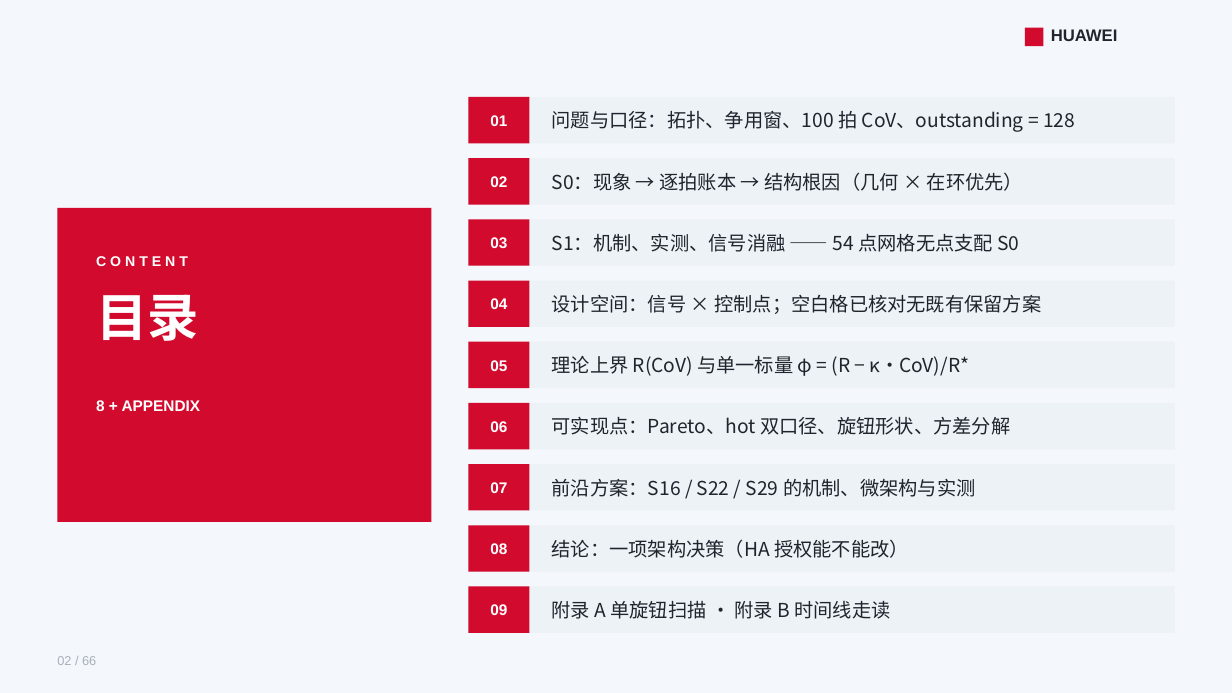
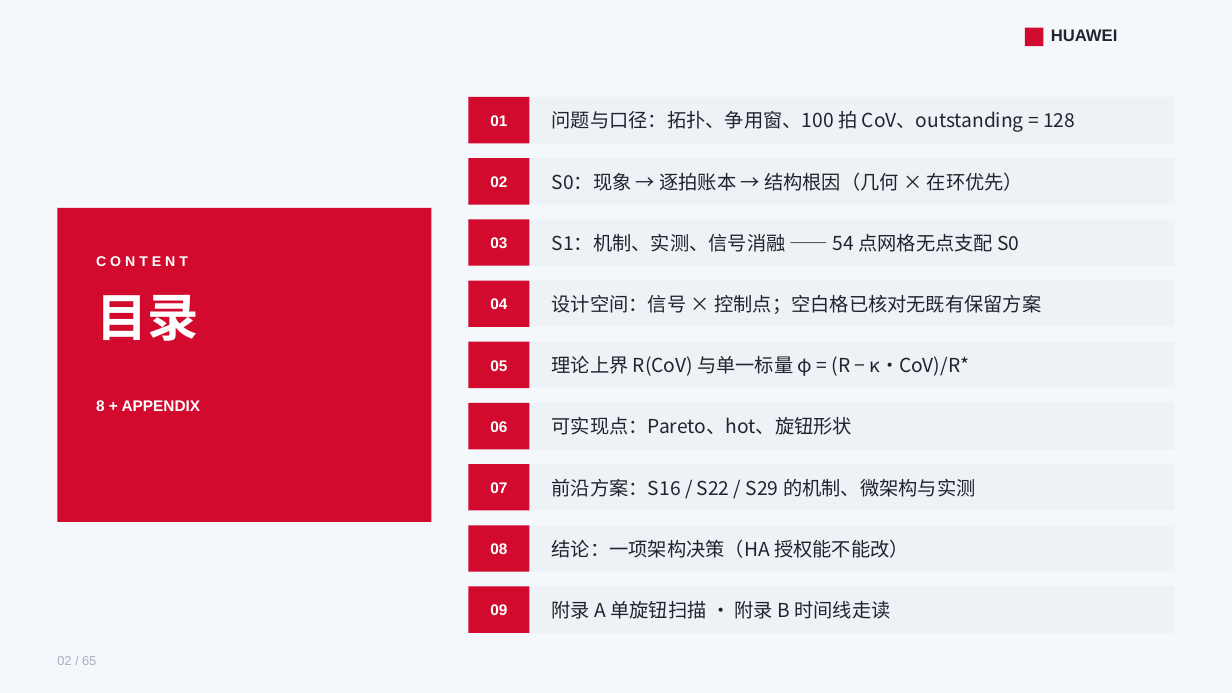
Before and after one commit to lukebest/booksim2, a slide deck: slide 2 of ppt/ring2-write-fairness.pptx. Drawn at 1232x693 pixels with LibreOffice and Linux fonts; fonts in the diff are those of the drawing. Boxes give left, top, right and bottom in pixels: in the first picture for what was removed or moved away, otherwise in the second. Text is boxed around its words. In the diff, an @@ line names an element or a change of style, - is before the commit and + after.

```diff
--- a/ppt/ring2-write-fairness.pptx
+++ b/ppt/ring2-write-fairness.pptx
@@ text at bbox=[552, 417, 852, 435]: text changed @@
-可实现点：Pareto、hot 双口径、旋钮形状、方差分解
+可实现点：Pareto、hot、旋钮形状
```
Also in this commit, not shown: 63 other slides changed, 1 slide removed, 11 other files.
